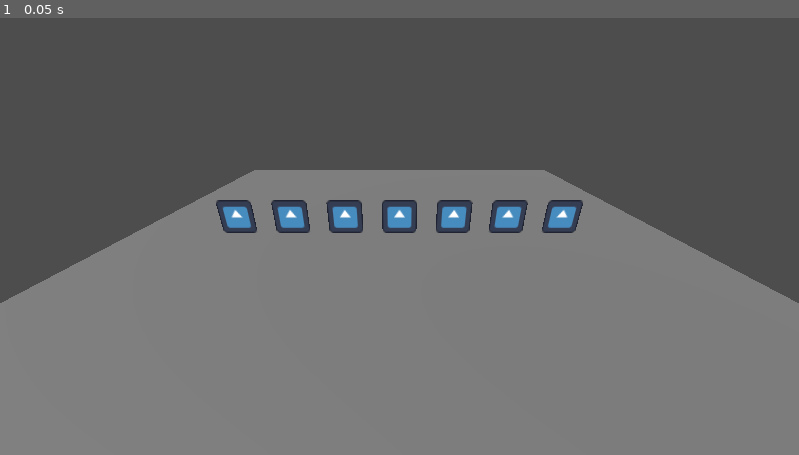
Above: before the commit, frame 1.
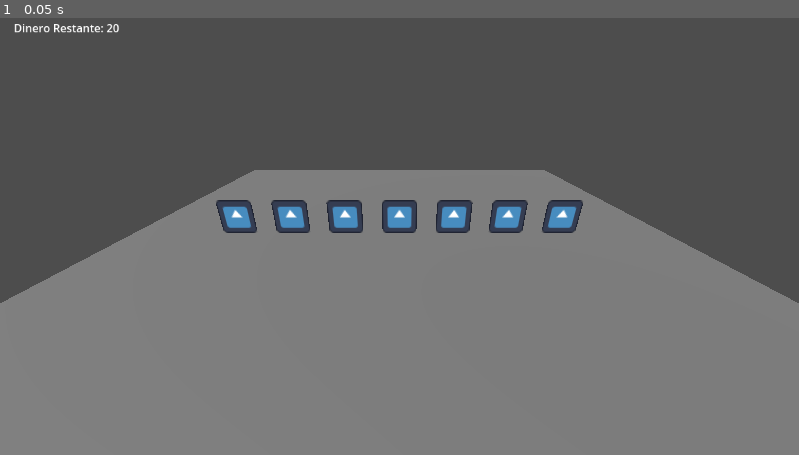
Above: after the commit, the same moment.

Repository: Francisco-GV/JuegoDelRey
Game: Godot game, scene res://mundo_principal.tscn
Same seed, same stepped clock (60 frames per second), same inputs: the game is played once before the commit and once after it. The engine's default icon, where the game draws it, is replaced by a stand-in: a white triangle on a blue panel in a dark square.
Inputs:
- Up to frame 1 (0.05 s): no input

The runs differ from the first frame. In frame 1, 0.1% of the frame differs, in the area x 1-15%, y 1-4%.

Commit message:
feat: Agrega capa UI y contador de dinero sencillo

Diff:
--- a/mundo_principal.tscn
+++ b/mundo_principal.tscn
@@ -47,3 +47,19 @@
 transform = Transform3D(1, 0, 0, 0, 1, 0, 0, 0, 1, 6, 0.89, 0)
 billboard = 2
 texture = ExtResource("1_3j017")
+
+[node name="UI" type="CanvasLayer" parent="."]
+
+[node name="Control" type="Control" parent="UI"]
+layout_mode = 3
+anchors_preset = 0
+offset_right = 40.0
+offset_bottom = 40.0
+
+[node name="ContadorDinero" type="Label" parent="UI/Control"]
+layout_mode = 0
+offset_left = 20.0
+offset_top = 20.0
+offset_right = 172.0
+offset_bottom = 43.0
+text = "Dinero Restante: 20"
